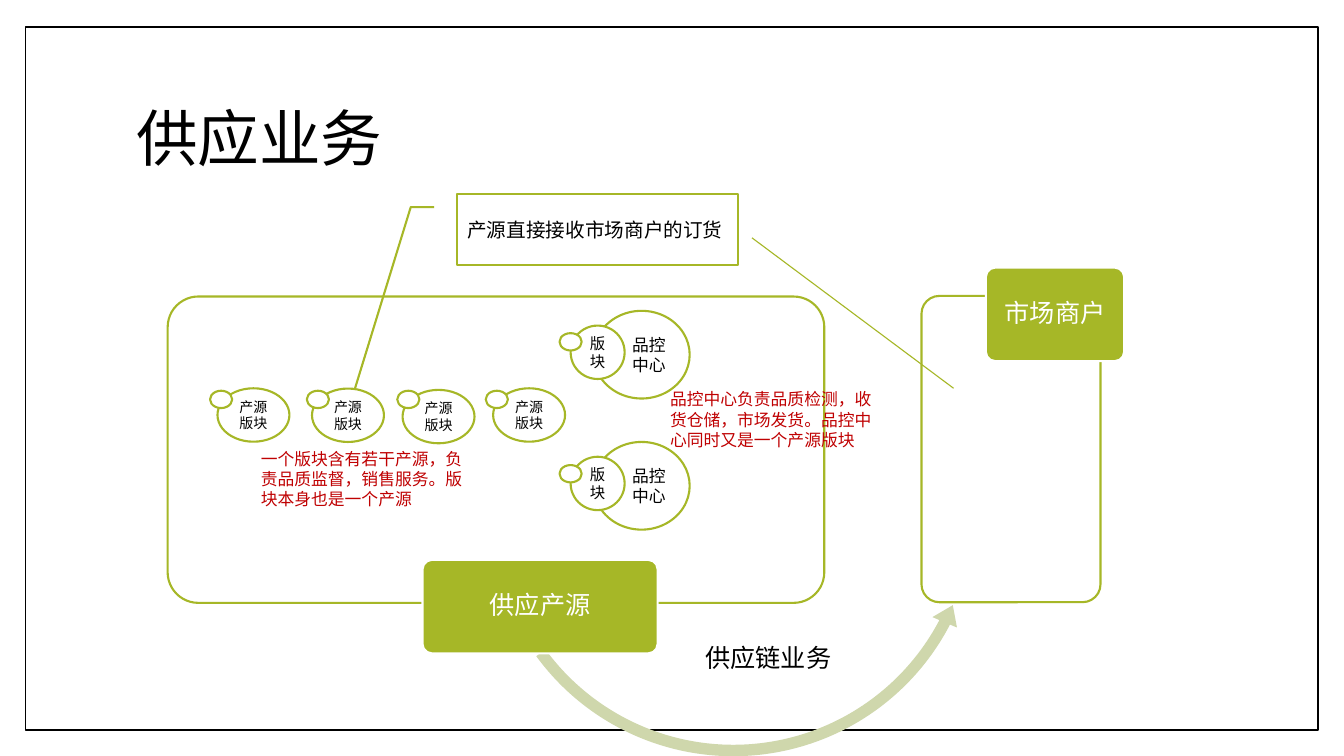
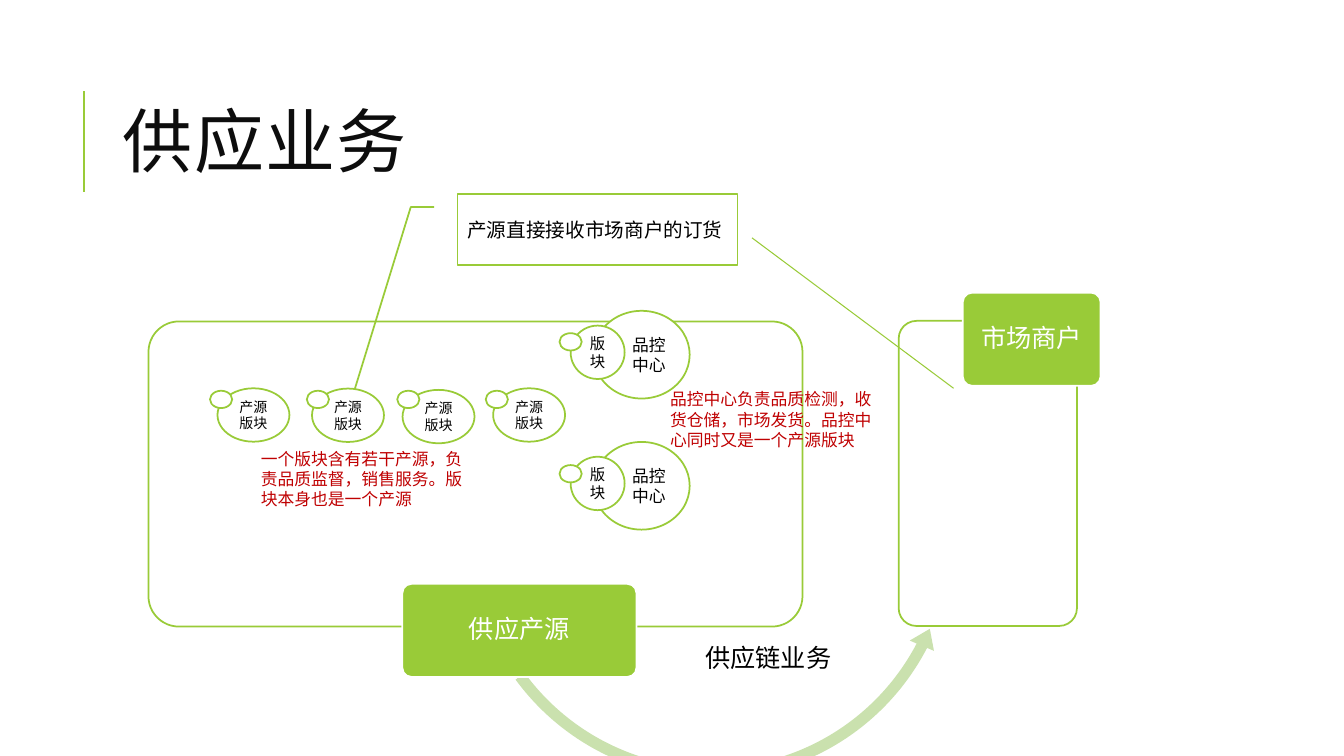
Before and after one commit to jzgi/chainsmart, a slide deck: slide 9 of Docs/品链供销.pptx. Drawn at 1344x756 pixels with LibreOffice and Linux fonts; fonts in the diff are those of the drawing. Boxes give left, top, right and bottom in pixels: in the first picture for what was removed or moved away, otherwise in the second. Text is boxed around its words. In the diff, an @@ line names an element or a change of style, - is before the commit and + after.

```diff
--- a/Docs/品链供销.pptx
+++ b/Docs/品链供销.pptx
@@ rectangle removed at [25, 27, 1318, 730] @@
@@ title "供应业务": place and size @@
-title "供应业务" at [136, 109, 382, 166]
+title "供应业务" at [123, 107, 407, 173]
@@ title "供应业务" at [123, 107, 407, 173]: size 44 to 50 pt, text colour #000000 to #0D0D0D, letter spacing 0 to 1 pt; line spacing 0.9 to 0.8 @@
@@ line added from (84, 192) to (84, 91), #99CB38 1.5 pt @@
@@ border callout "产源直接接收市场商户的订货" at [458, 194, 738, 265]: font Cabin to Calibri; outline #A6B727 1.5 pt to #99CB38 1.25 pt @@
@@ line (752, 238) - (954, 388): stroke #A6B727 0.79 pt to #99CB38 0.75 pt @@
@@ left circular arrow at [462, 286, 963, 756]: fill #D0D8AD to #CAE2AF; proportions changed @@
@@ 2 rounded rectangles, 1 text: place and size @@
-2 rounded rectangles, 1 text at [922, 268, 1124, 603]
+2 rounded rectangles, 1 text at [899, 292, 1101, 626]
@@ rounded rectangle at [963, 292, 1101, 385]: fill #A6B727 to #99CB38; outline #FFFFFF 1.5 pt to #FFFFFF 1.25 pt @@
@@ 2 rounded rectangles, 1 text, 1 left circular arrow: place and size @@
-2 rounded rectangles, 1 text, 1 left circular arrow at [167, 260, 986, 756]
+2 rounded rectangles, 1 text, 1 left circular arrow at [148, 286, 963, 756]
@@ outline #A6B727 1.5 pt to #99CB38 1.25 pt in 16 elements at [313, 388, 384, 442], [218, 388, 289, 442], [402, 390, 474, 444], [493, 388, 565, 442], [594, 311, 690, 398], [571, 326, 625, 379], [594, 442, 690, 529], [571, 457, 625, 510], [307, 391, 329, 408], [210, 391, 232, 408], [397, 391, 419, 408], [486, 391, 508, 408], [560, 334, 582, 351], [560, 465, 582, 482], [148, 322, 803, 627], [899, 321, 1078, 626] @@
@@ rounded rectangle at [402, 584, 636, 677]: fill #A6B727 to #99CB38; outline #FFFFFF 1.5 pt to #FFFFFF 1.25 pt @@
```
Also in this commit, not shown: 27 other slides changed, 28 other files.
